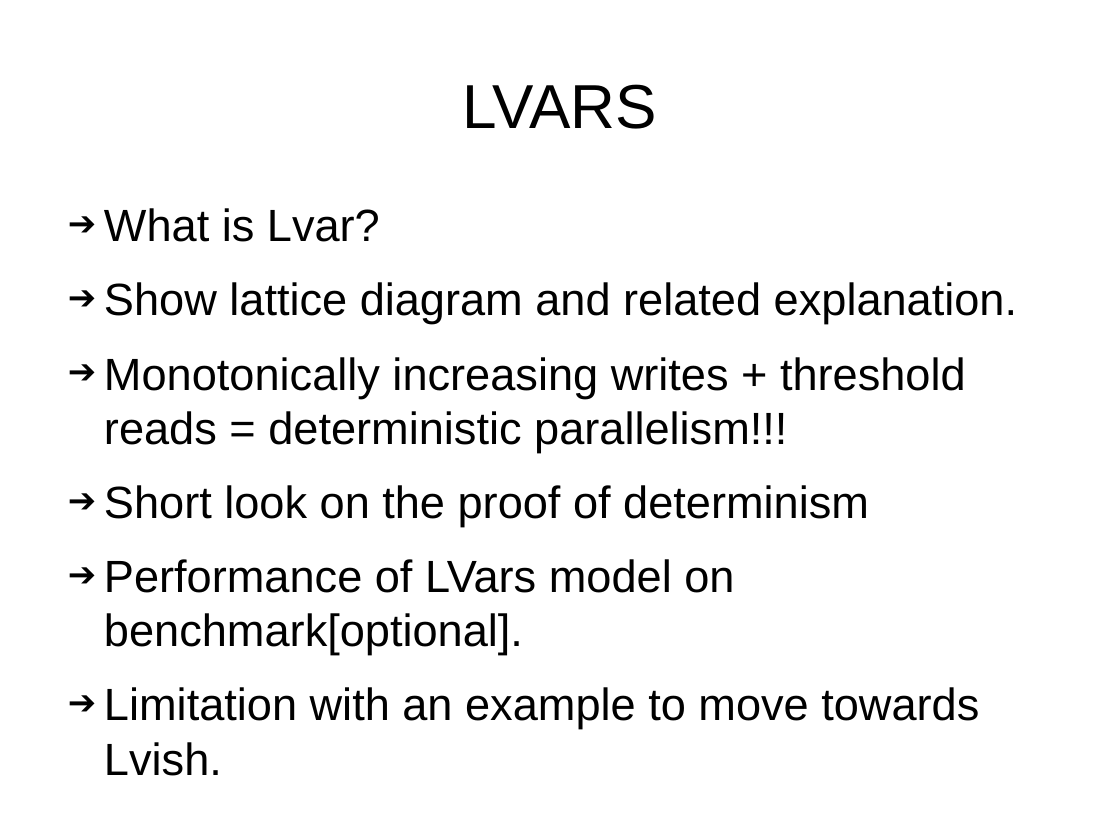
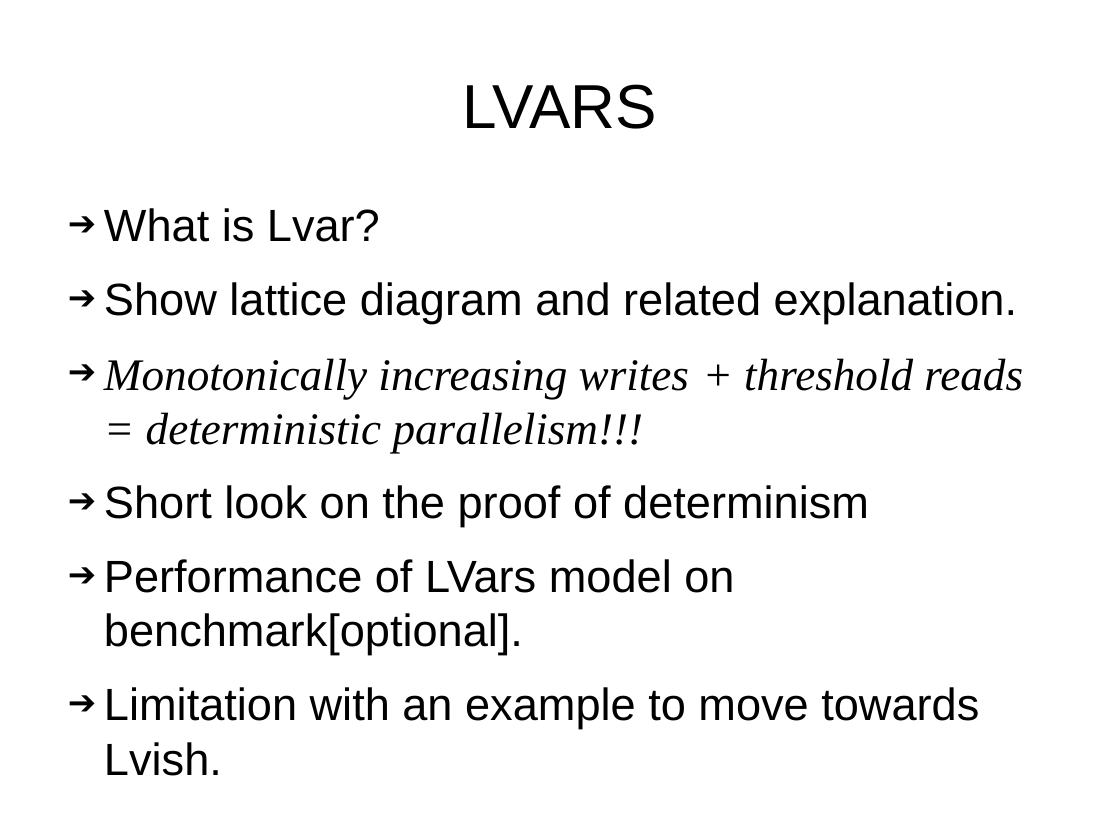
Before and after one commit to sentinel88/Personal, a slide deck: slide 8 of Talk.odp (slide 5 before the commit). Drawn at 1120x840 pixels with LibreOffice and Linux fonts; fonts in the diff are those of the drawing. Boxes give left, top, right and bottom in pixels: in the first picture for what was removed or moved away, otherwise in the second. Text is boxed around its words. In the diff, an @@ line names an element or a change of style, - is before the commit and + after.

```diff
--- a/Talk.odp
+++ b/Talk.odp
@@ text at [104, 358, 1023, 453]: font Arial to Times New Roman, italic on in "Monotonically increasing writes + threshold reads = ..." @@
```
Also in this commit, not shown: 2 other slides changed, 3 slides added, 1 other file.
